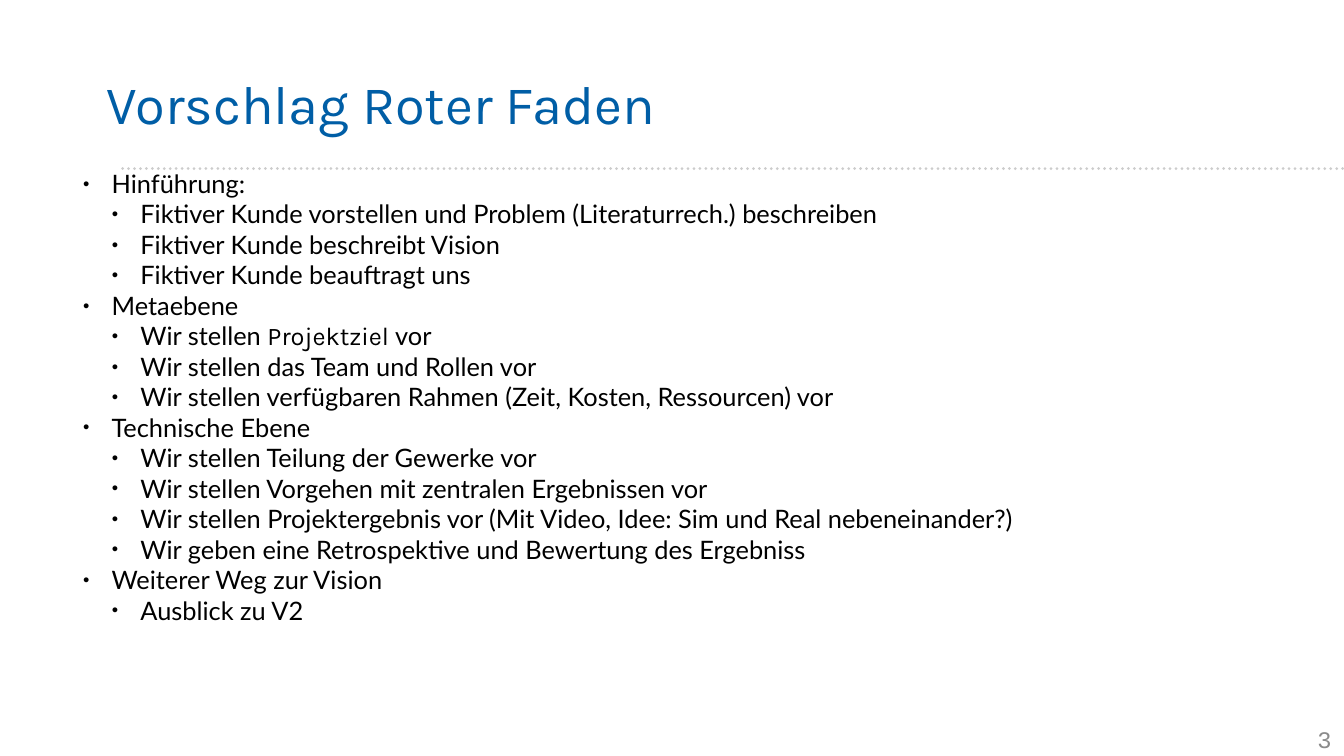
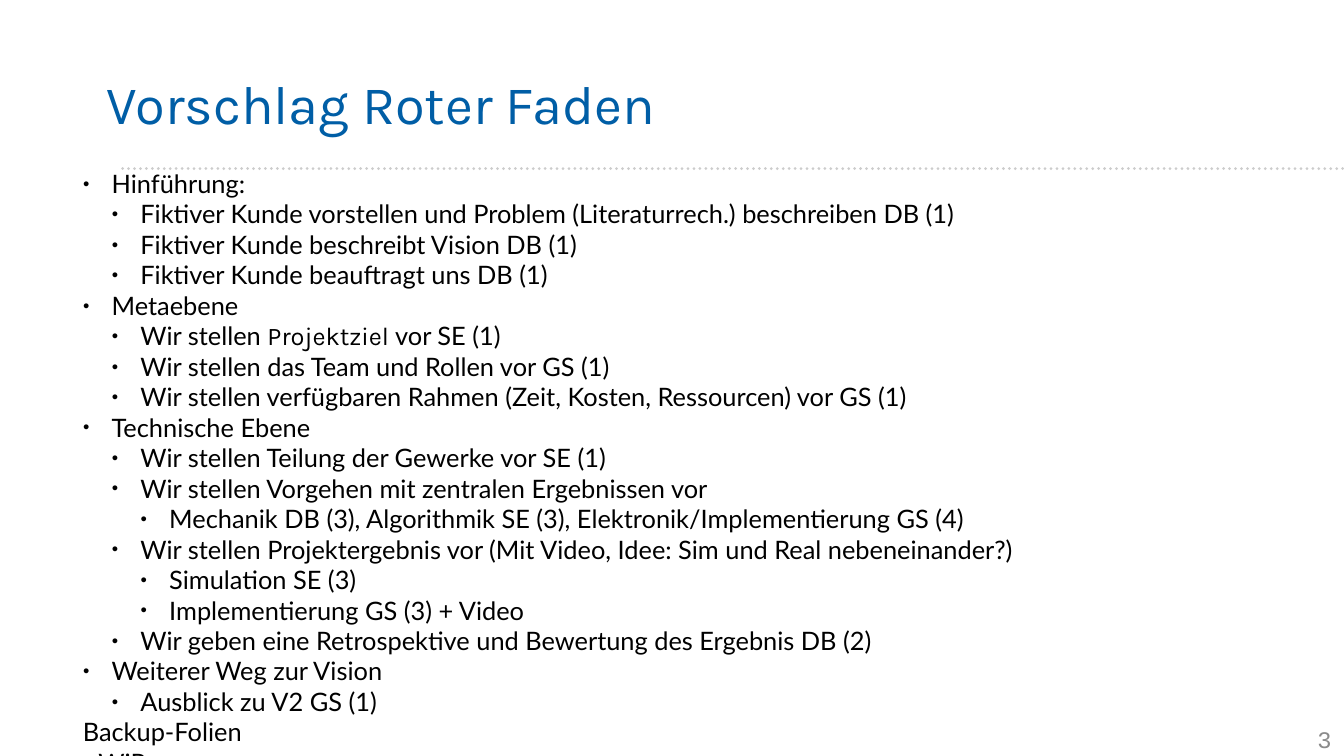
Before and after one commit to Project-CoasterBot/coasterbot, a slide deck: slide 3 of M6_Projekträsentation/Projektpräsentation_Coasterbot.odp. Drawn at 1344x756 pixels with LibreOffice and Linux fonts; fonts in the diff are those of the drawing; background and template pictures are left out. Boxes give left, top, right and bottom in pixels: in the first picture for what was removed or moved away, otherwise in the second. Text is boxed around its words. In the diff, an @@ line names an element or a change of style, - is before the commit and + after.

Commit message:
db kopie, Vorlage roter faden

```diff
--- a/M6_Projekträsentation/Projektpräsentation_Coasterbot.odp
+++ b/M6_Projekträsentation/Projektpräsentation_Coasterbot.odp
@@ subtitle at box(140, 203, 954, 289): text changed @@
-  ● Fiktiver Kunde vorstellen und Problem (Literaturrech.) beschreiben
-  ● Fiktiver Kunde beschreibt Vision
-  ● Fiktiver Kunde beauftragt uns
+  ● Fiktiver Kunde vorstellen und Problem (Literaturrech.) beschreiben DB (1)
+  ● Fiktiver Kunde beschreibt Vision DB (1)
+  ● Fiktiver Kunde beauftragt uns DB (1)
@@ subtitle at box(140, 325, 906, 411): text changed @@
-  ● Wir stellen Projektziel vor
-  ● Wir stellen das Team und Rollen vor
-  ● Wir stellen verfügbaren Rahmen (Zeit, Kosten, Ressourcen) vor
+  ● Wir stellen Projektziel vor SE (1)
+  ● Wir stellen das Team und Rollen vor GS (1)
+  ● Wir stellen verfügbaren Rahmen (Zeit, Kosten, Ressourcen) vor GS (1)
@@ subtitle at box(140, 447, 606, 472): text changed @@
-  ● Wir stellen Teilung der Gewerke vor
+  ● Wir stellen Teilung der Gewerke vor SE (1)
@@ subtitle at box(169, 508, 963, 533): paragraph added @@
+    ● Mechanik DB (3), Algorithmik SE (3), Elektronik/Implementierung GS (4)
@@ subtitle at box(140, 569, 871, 654): text changed @@
-  ● Wir geben eine Retrospektive und Bewertung des Ergebniss
+    ● Simulation SE (3)
+    ● Implementierung GS (3) + Video
+  ● Wir geben eine Retrospektive und Bewertung des Ergebnis DB (2)
@@ subtitle at box(83, 691, 377, 746): text changed @@
-  ● Ausblick zu V2
+  ● Ausblick zu V2 GS (1)
+Backup-Folien
+- WiRe
```
Also in this commit, not shown: 1 other file.
